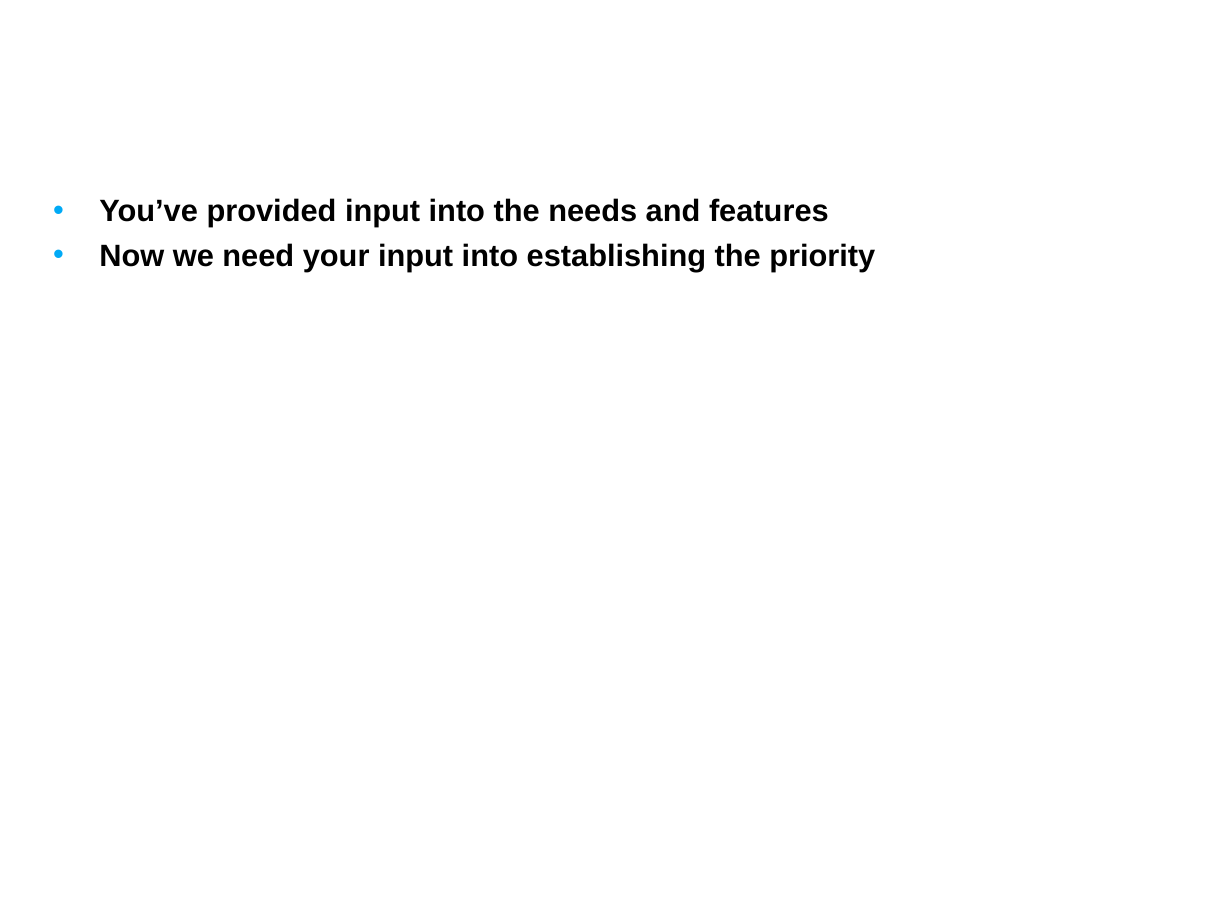
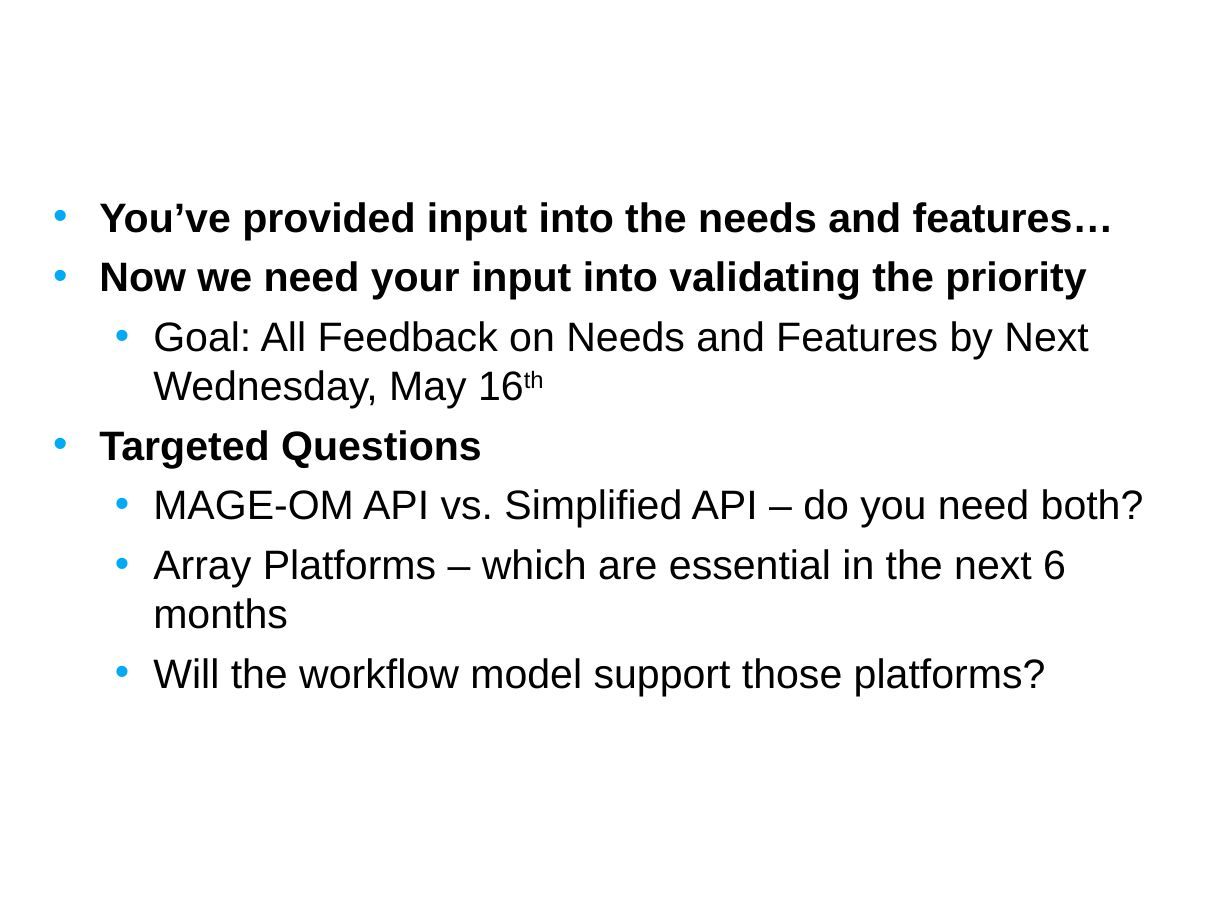
Before and after one commit to NCIP/caarray-docs, a slide deck: slide 20 of project_management/open_meetings/caArray User Community Meeting May 9.ppt (slide 10 before the commit). Drawn at 1232x924 pixels with LibreOffice and Linux fonts; fonts in the diff are those of the drawing; background and template pictures are left out. Boxes give left, top, right and bottom in pixels: in the first picture for what was removed or moved away, otherwise in the second. Text is boxed around its words. In the diff, an @@ line names an element or a change of style, - is before the commit and + after.

```diff
--- a/project_management/open_meetings/caArray User Community Meeting May 9.ppt
+++ b/project_management/open_meetings/caArray User Community Meeting May 9.ppt
@@ text at [99,202,1144,696]: text changed; size 18 to 24 pt; bold off @@
-• You’ve provided input into the needs and features
-• Now we need your input into establishing the priority
+• You’ve provided input into the needs and features…
+• Now we need your input into validating the priority
+  • Goal: All Feedback on Needs and Features by Next Wednesday, May 16th
+• Targeted Questions
+  • MAGE-OM API vs. Simplified API – do you need both?
+  • Array Platforms – which are essential in the next 6 months
+  • Will the workflow model support those platforms?
```
Also in this commit, not shown: 9 other slides changed, 12 slides added, 2 slides removed.
